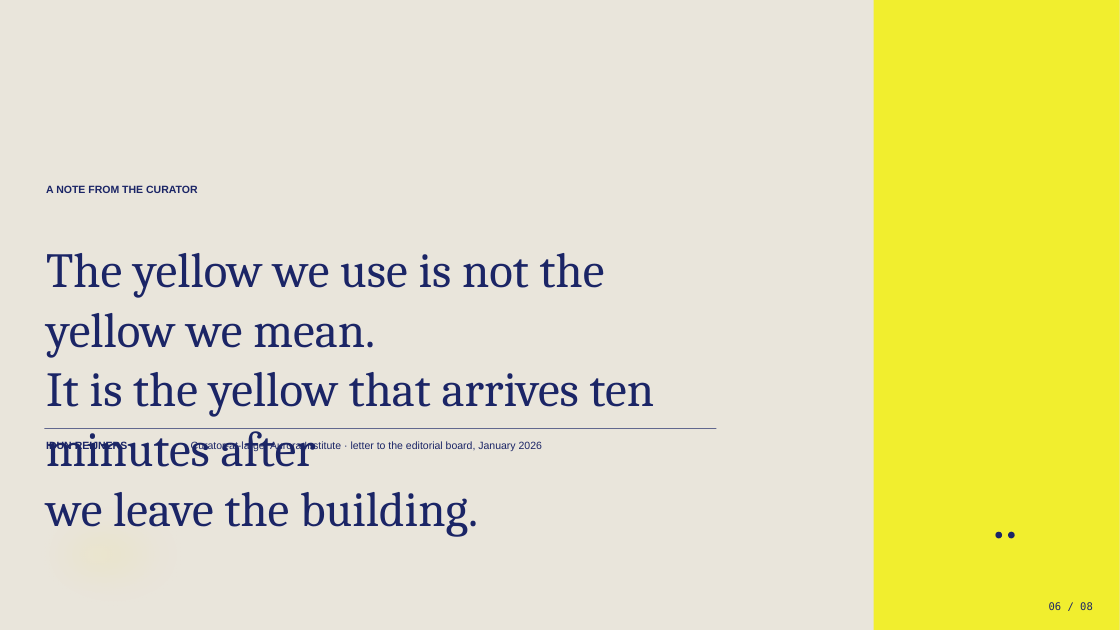
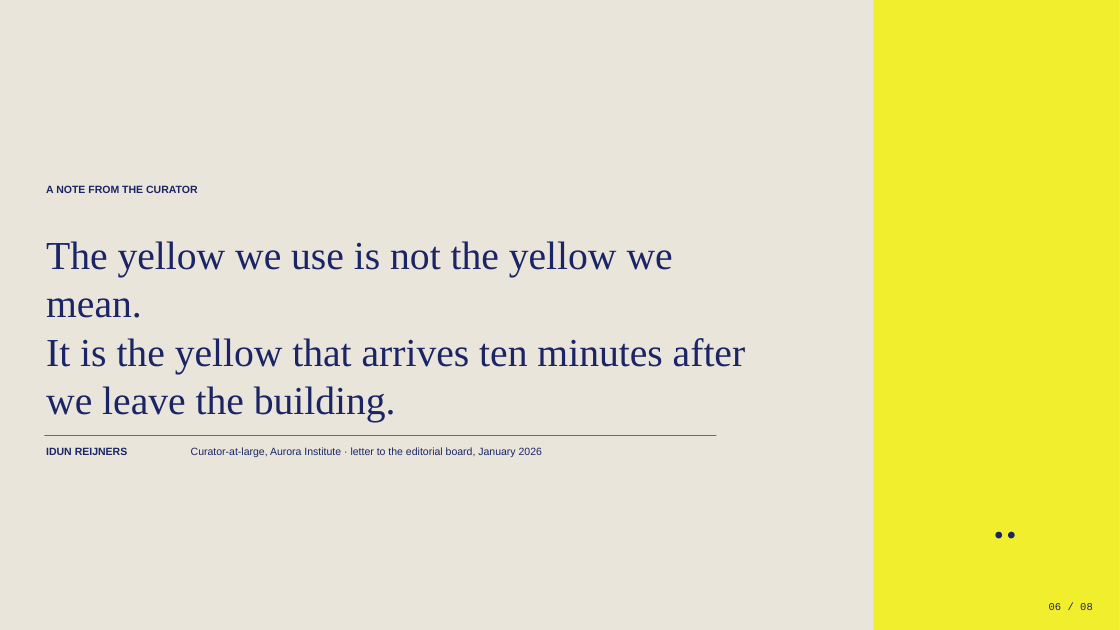
Before and after one commit to hustcer/pptx-nova, a slide deck: slide 6 of assets/examples/biennale-yellow/deck.pptx. Drawn at 1120x630 pixels with LibreOffice and Linux fonts; fonts in the diff are those of the drawing. Boxes give left, top, right and bottom in pixels: in the first picture for what was removed or moved away, otherwise in the second. Text is boxed around its words. In the diff, an @@ line names an element or a change of style, - is before the commit and + after.

Commit message:
fix(deckkit): repair biennale yellow layout
- Replace remote-only typography with PowerPoint-safe system fonts and update catalog metadata to match.
- Rebalance biennale-yellow page geometry for cover, manifesto, programme, chapter, data, quote, and calendar slides to avoid PowerPoint wrapping and overlap.
- Reduce heavy soft-edge bloom treatments so native PowerPoint previews stay closer to the HTML reference without obscuring content.
- Regenerate the biennale-yellow example deck, contact sheet, summary, and manifest artifacts from the updated DeckKit.
- Add normAutofit regression coverage for bare shrink-to-fit text boxes used by PowerPoint-generated DeckKit output.
- Verify the regenerated example with just deckkit-examples check -d biennale-yellow and PowerPoint snapshot review.

```diff
--- a/assets/examples/biennale-yellow/deck.pptx
+++ b/assets/examples/biennale-yellow/deck.pptx
@@ text "The yellow we use is ...": place and size @@
-text "The yellow we use is ..." at [46, 253, 654, 537]
+text "The yellow we use is ..." at [46, 241, 746, 422]
@@ text "The yellow we use is ..." at [46, 241, 746, 422]: size 42 to 34 pt, font Cambria to Times New Roman @@
@@ 2 texts, 1 rectangle: place and size @@
-2 texts, 1 rectangle at [45, 429, 717, 451]
+2 texts, 1 rectangle at [45, 435, 717, 457]
@@ ellipse at [0, 483, 227, 626]: fill #F0DA7C at 11% opacity to #F8F39B at 8% opacity @@
@@ ellipse removed at [0, 500, 195, 608] @@
@@ ellipse removed at [34, 523, 152, 586] @@
@@ text "06 / 08" at [1049, 603, 1093, 610]: font DejaVu Sans Mono to Courier New @@
```
Also in this commit, not shown: 7 other slides changed, 6 other files.
